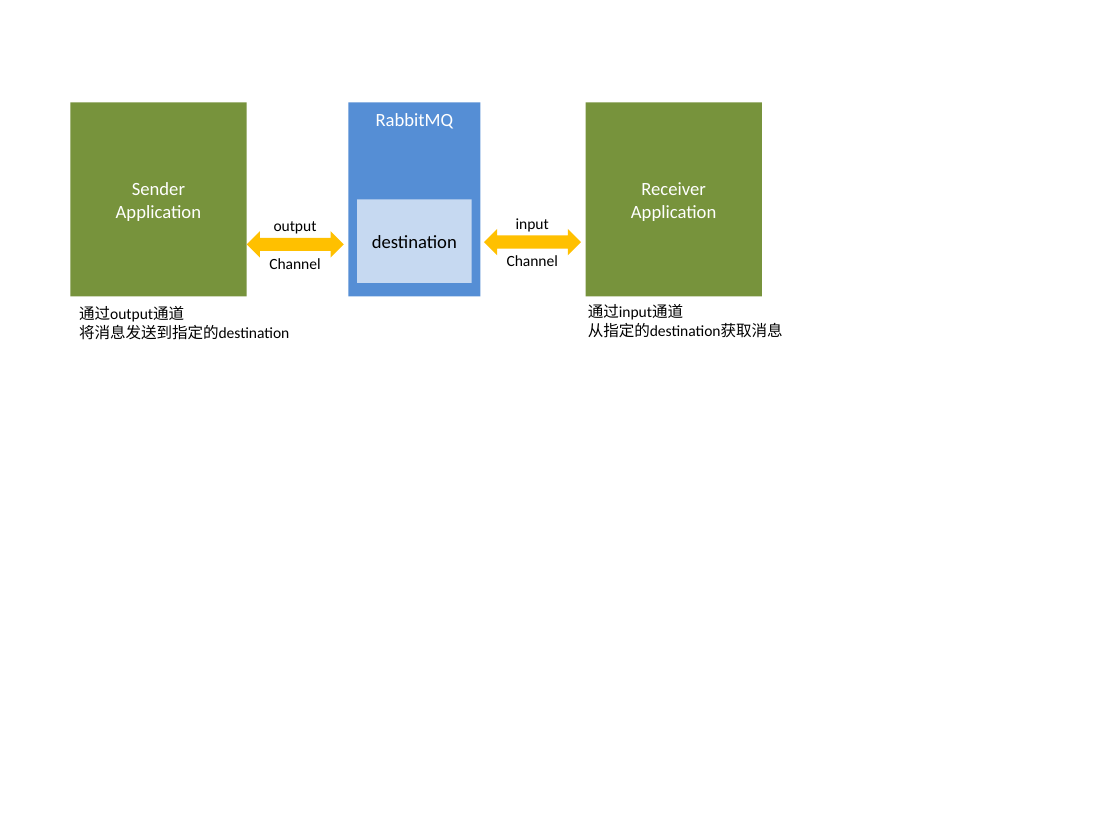
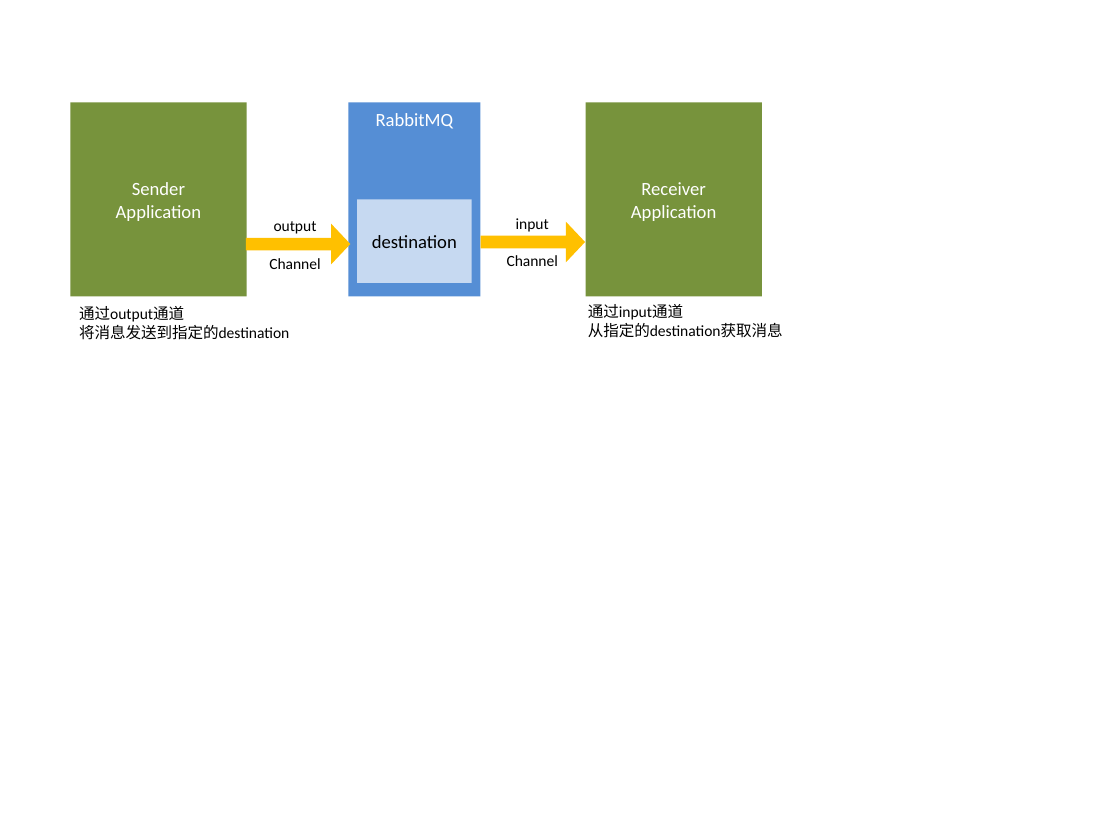
Before and after one commit to chenjuwen/springcloud, a slide deck: slide 7 of doc/架构图.pptx. Drawn at 1120x840 pixels with LibreOffice and Linux fonts; fonts in the diff are those of the drawing. Boxes give left, top, right and bottom in pixels: in the first picture for what was removed or moved away, otherwise in the second. Text is boxed around its words. In the diff, an @@ line names an element or a change of style, - is before the commit and + after.

```diff
--- a/doc/架构图.pptx
+++ b/doc/架构图.pptx
@@ right arrow at (x1=246, y1=224, x2=351, y2=264): left right arrow to right arrow @@
@@ right arrow resized from (x1=246, y1=231, x2=344, y2=258) to (x1=246, y1=224, x2=351, y2=264) @@
@@ right arrow resized from (x1=484, y1=228, x2=581, y2=255) to (x1=480, y1=222, x2=585, y2=262) @@
@@ right arrow at (x1=480, y1=222, x2=585, y2=262): left right arrow to right arrow @@
```
Also in this commit, not shown: 1 other slide changed, 1 slide added, 16 other files.
